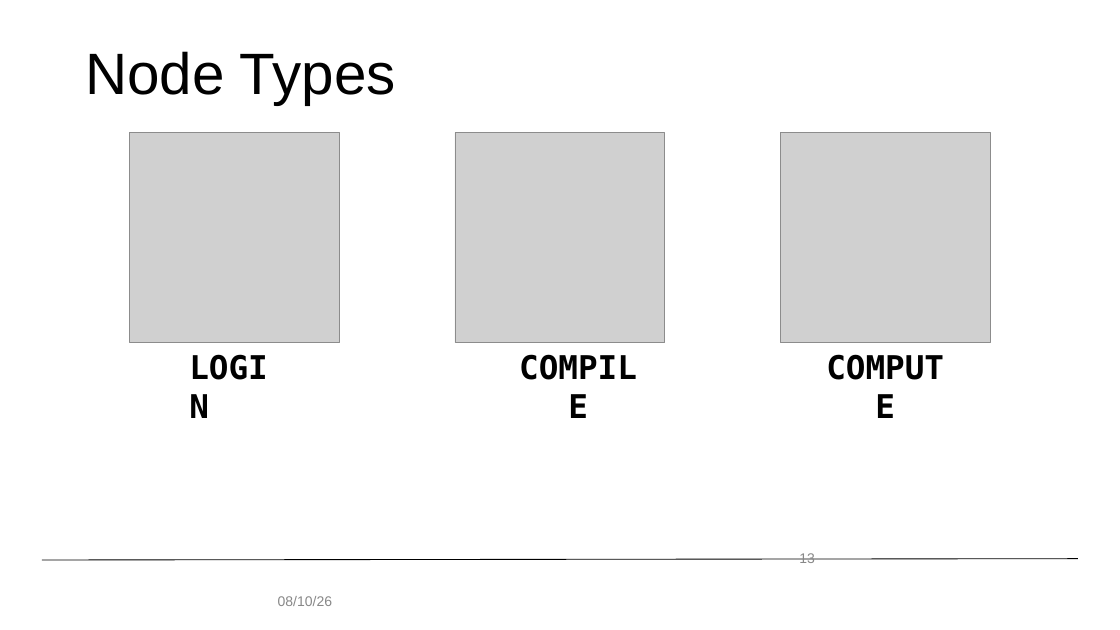
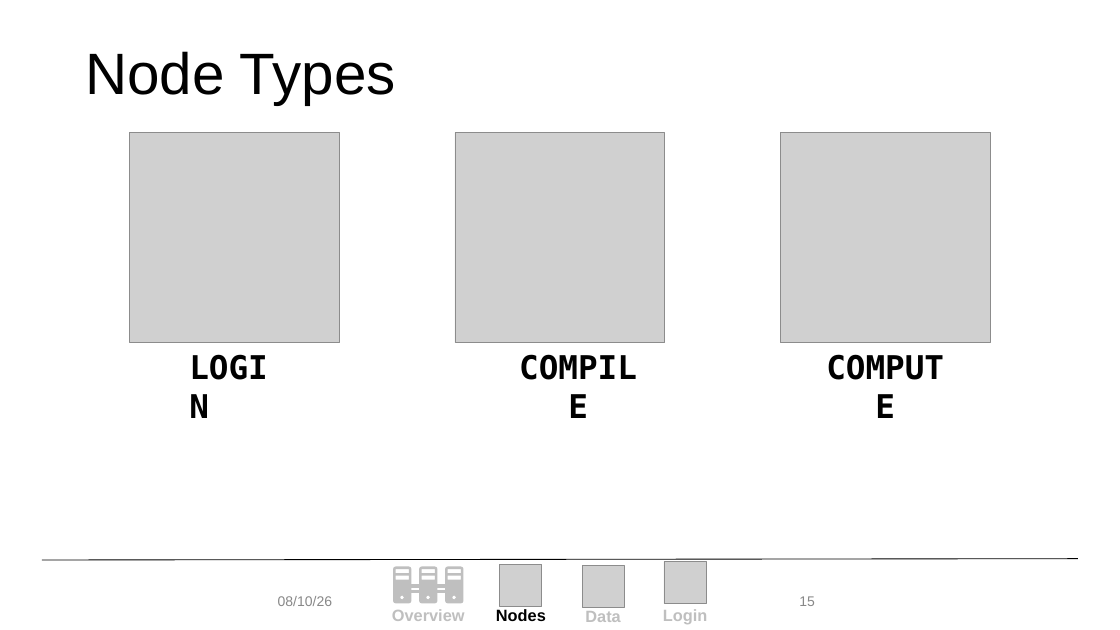
Before and after one commit to monaghaa/hpc_fundamentals_micro_credential, a slide deck: slide 15 of getting_familiar_rc/getting_familiar_rc.pptx (slide 13 before the commit). Drawn at 1120x630 pixels with LibreOffice and Linux fonts; fonts in the diff are those of the drawing; grey boxes stand for pictures; background and template pictures are left out. Boxes give left, top, right and bottom in pixels: in the first picture for what was removed or moved away, otherwise in the second. Text is boxed around its words. In the diff, an @@ line names an element or a change of style, - is before the commit and + after.

```diff
--- a/getting_familiar_rc/getting_familiar_rc.pptx
+++ b/getting_familiar_rc/getting_familiar_rc.pptx
@@ page number removed at box(799, 553, 815, 563) @@
-13
@@ page number added at box(799, 596, 815, 606), 12 pt, text #888888 @@
+15
@@ group added at box(392, 562, 707, 624): 4 texts, 3 pictures, 3 freeform shapes, 1 rectangle @@
+Login
+Overview
+Nodes
+Data
```
Also in this commit, not shown: 24 other slides changed, 18 slides added, 18 slides removed, 1 other file.
